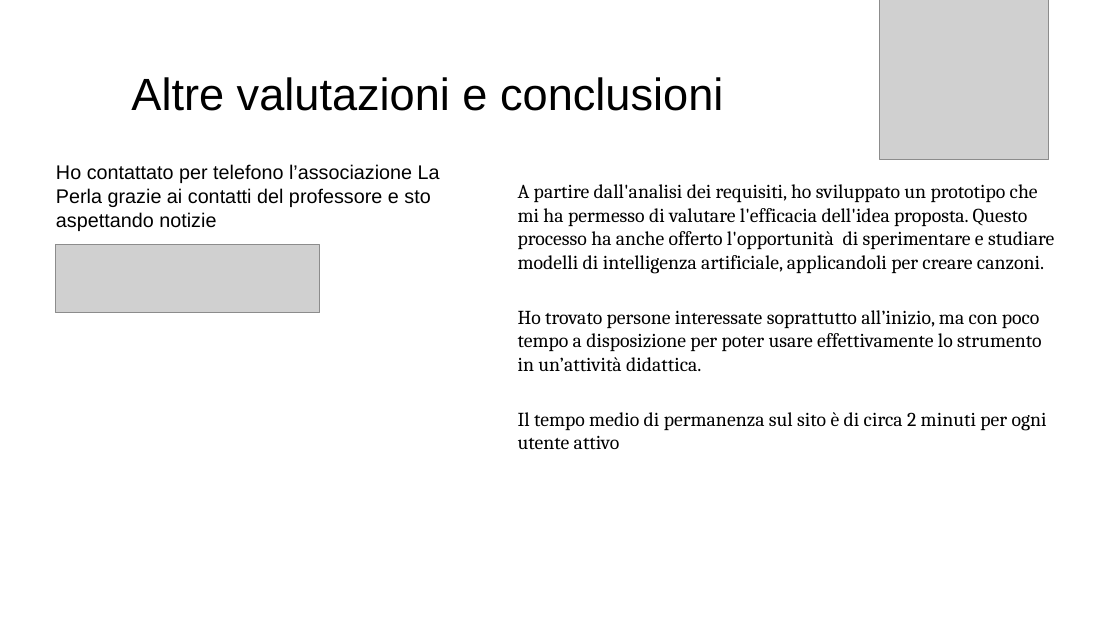
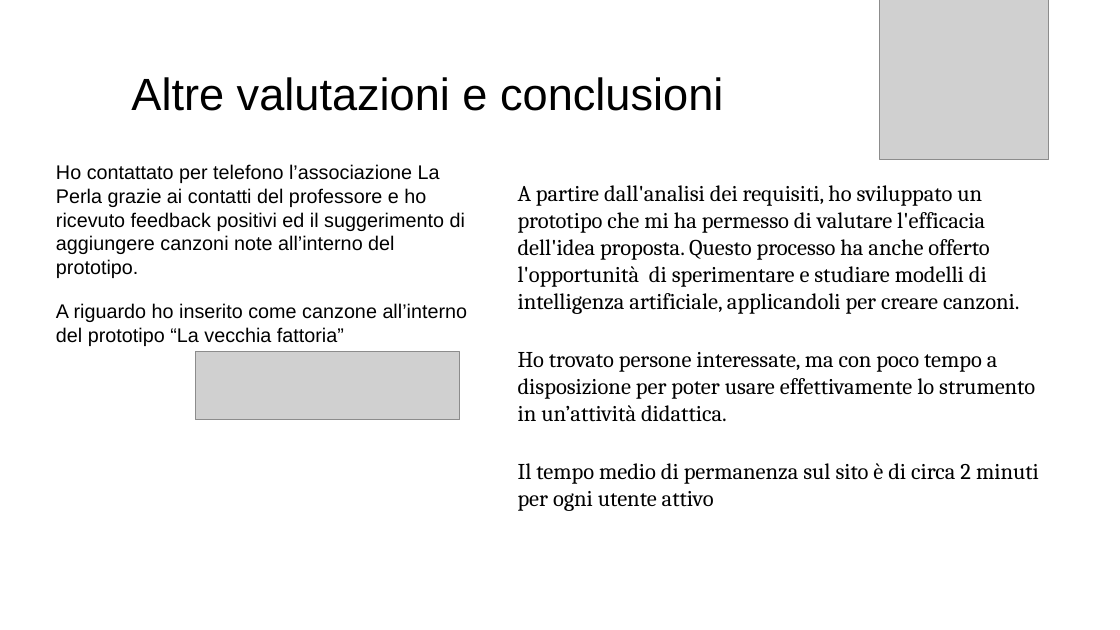
Before and after one commit to daloiso/tesi, a slide deck: slide 18 of presentazione_tesi.odp. Drawn at 1120x630 pixels with LibreOffice and Linux fonts; fonts in the diff are those of the drawing; grey boxes stand for pictures. Boxes give left, top, right and bottom in pixels: in the first picture for what was removed or moved away, otherwise in the second. Text is boxed around its words. In the diff, an @@ line names an element or a change of style, - is before the commit and + after.

```diff
--- a/presentazione_tesi.odp
+++ b/presentazione_tesi.odp
@@ text at [56, 164, 468, 346]: text changed @@
-Ho contattato per telefono l’associazione La Perla grazie ai contatti del professore e sto aspettando notizie
+Ho contattato per telefono l’associazione La Perla grazie ai contatti del professore e ho ricevuto feedback positivi ed il suggerimento di aggiungere canzoni note all’interno del prototipo.
+A riguardo ho inserito come canzone all’interno del prototipo “La vecchia fattoria”
@@ text at [518, 185, 1039, 511]: size 14 to 16 pt in "A partire dall'analisi dei requisiti, ho sviluppato ...", "Il tempo medio di permanenza sul sito ..." @@
@@ picture: place and size @@
-picture at [55, 245, 320, 313]
+picture at [195, 352, 460, 420]
@@ text at [518, 352, 1035, 422]: text changed; size 14 to 16 pt @@
-Ho trovato persone interessate soprattutto all’inizio, ma con poco tempo a disposizione per poter usare effettivamente lo strumento in un’attività didattica.
+Ho trovato persone interessate, ma con poco tempo a disposizione per poter usare effettivamente lo strumento in un’attività didattica.
```
Also in this commit, not shown: 3 slides added, 3 slides removed, 1 other file.
